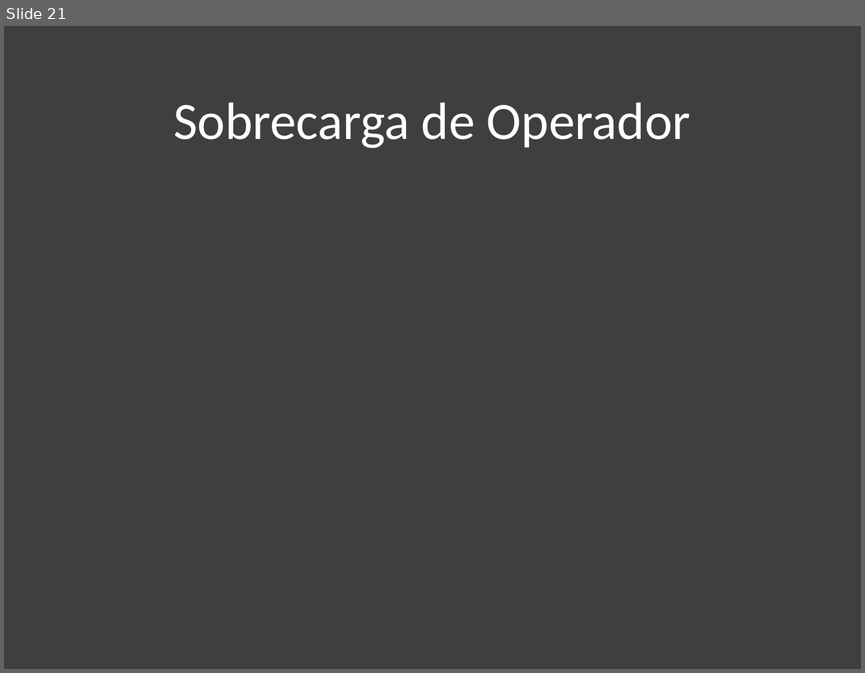
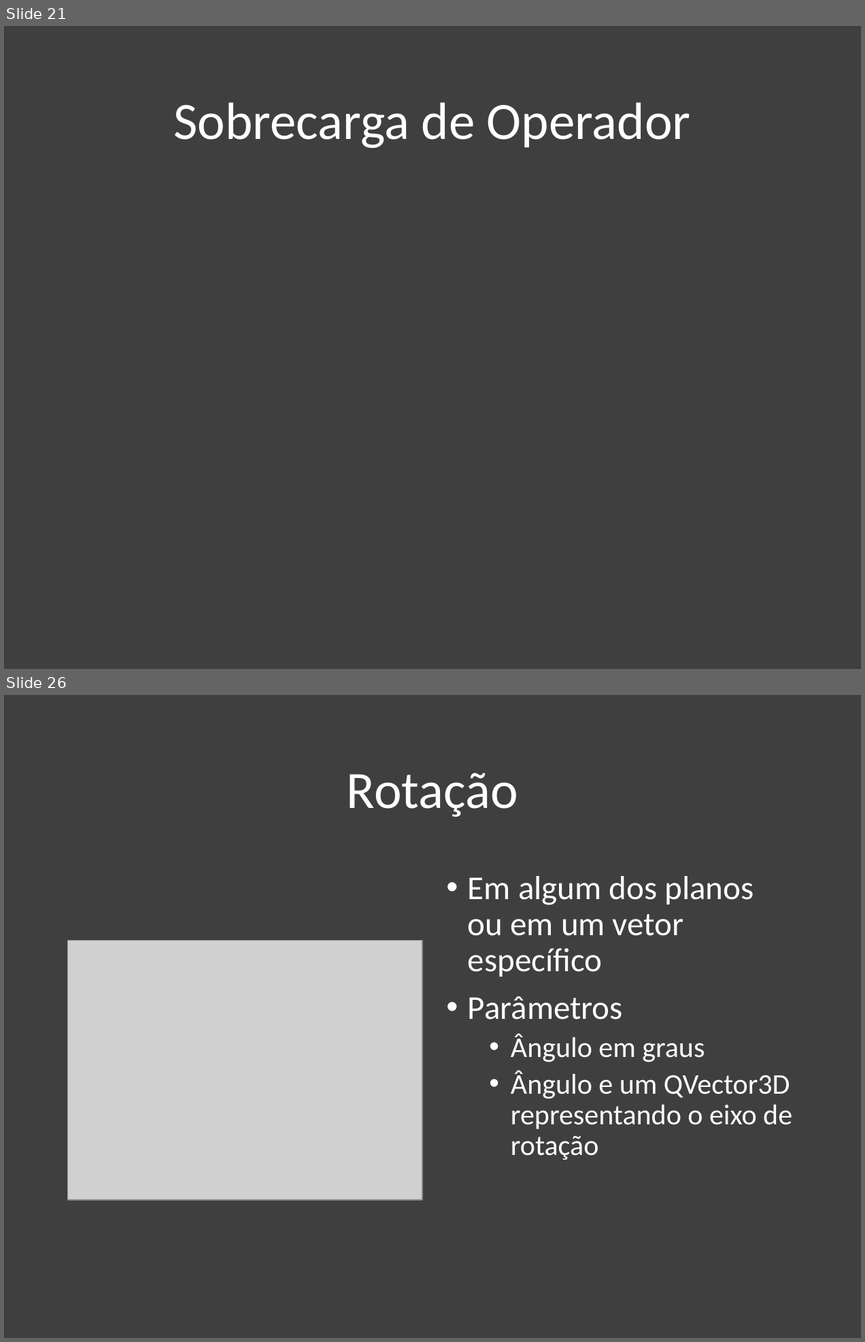
Before and after one commit to danisson/final-cg1, a slide deck: apresentação/Trabalho de CG1.pptx. Shown one above the other, each under a label of ours: slide 21 before the commit, slides 21 and 26 after it; the slides between them are not shown. The pictures are 865x673 and 865x1342 pixels, drawn with LibreOffice and Linux fonts; fonts in the diff are those of the drawing; grey boxes stand for pictures. Boxes give left, top, right and bottom in pixels: in the first picture for what was removed or moved away, otherwise in the second. Text is boxed around its words. In the diff, an @@ line names an element or a change of style, - is before the commit and + after.

```diff
--- a/apresentação/Trabalho de CG1.pptx
+++ b/apresentação/Trabalho de CG1.pptx
@@ slide 26 added at bbox=[4, 695, 861, 1338], background #3F3F3F @@
@@ title added at bbox=[347, 773, 518, 817], 44 pt, text #FFFFFF @@
+Rotação
@@ text added at bbox=[468, 876, 792, 1159], 24 pt, text #FFFFFF @@
+• Em algum dos planos ou em um vetor específico
+• Parâmetros
+  • Ângulo em graus
+  • Ângulo e um QVector3D representando o eixo de rotação
@@ picture added at bbox=[67, 940, 422, 1200] @@
```
Also in this commit, not shown: 8 other slides added, 7 other files.
